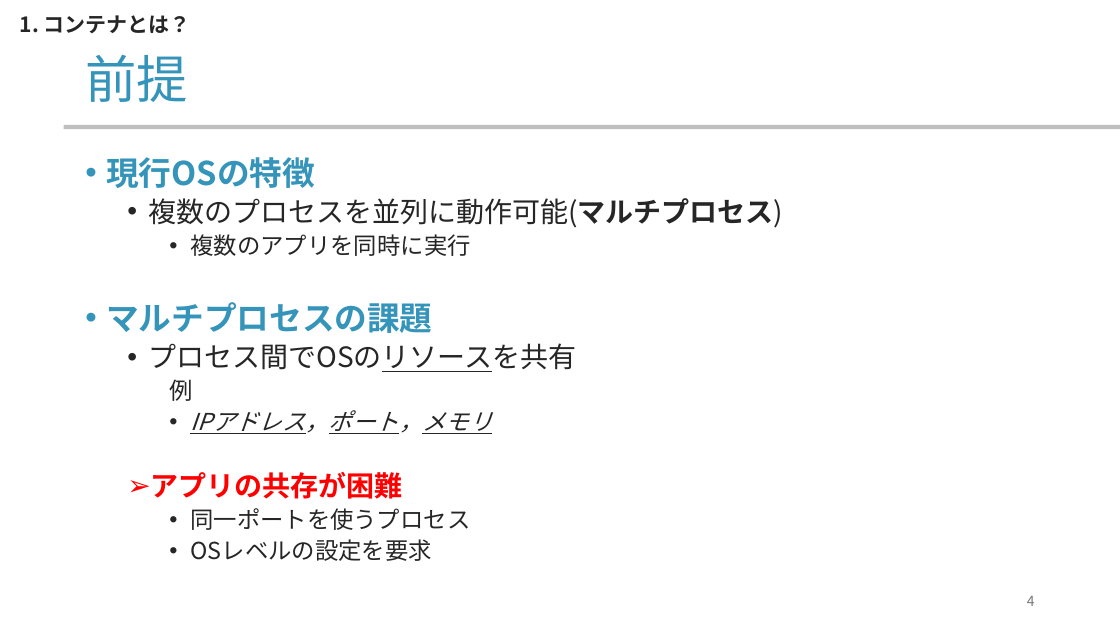
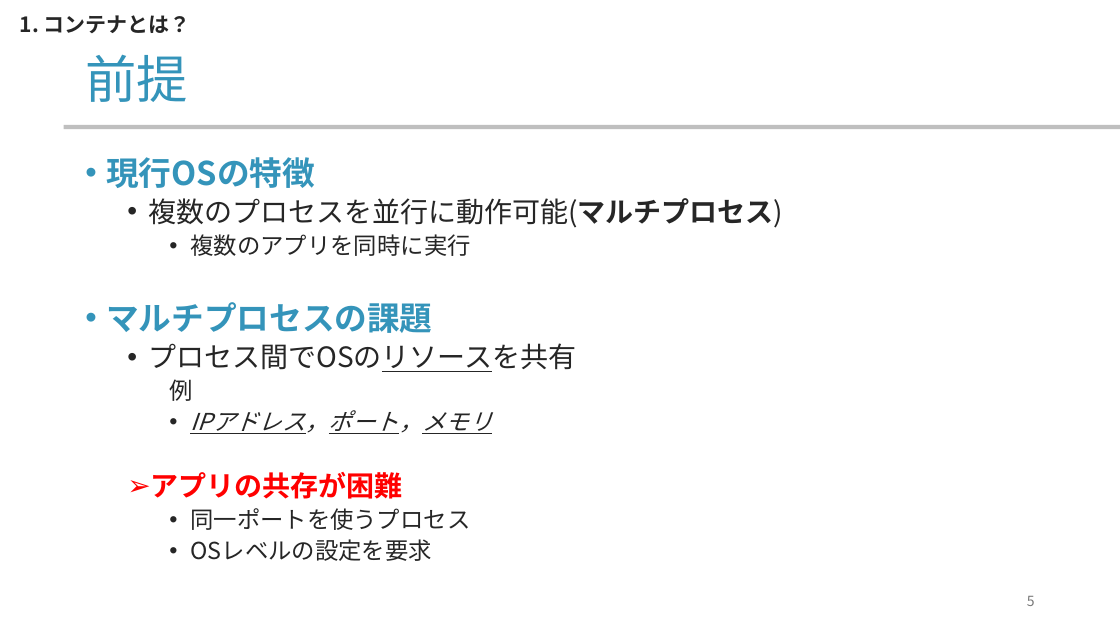
Before and after one commit to yamada-ai/java-prac, a slide deck: slide 5 of docker-container.pptx (slide 4 before the commit). Drawn at 1120x630 pixels with LibreOffice and Linux fonts; fonts in the diff are those of the drawing; background and template pictures are left out. Boxes give left, top, right and bottom in pixels: in the first picture for what was removed or moved away, otherwise in the second. Text is boxed around its words. In the diff, an @@ line names an element or a change of style, - is before the commit and + after.

```diff
--- a/docker-container.pptx
+++ b/docker-container.pptx
@@ text at (x1=148, y1=198, x2=783, y2=228): text changed @@
-  • 複数のプロセスを並列に動作可能(マルチプロセス)
+  • 複数のプロセスを並行に動作可能(マルチプロセス)
@@ page number at (x1=1027, y1=596, x2=1035, y2=606): text changed @@
-4
+5
```
Also in this commit, not shown: 13 other slides changed, 5 slides added, 1 slide removed.
